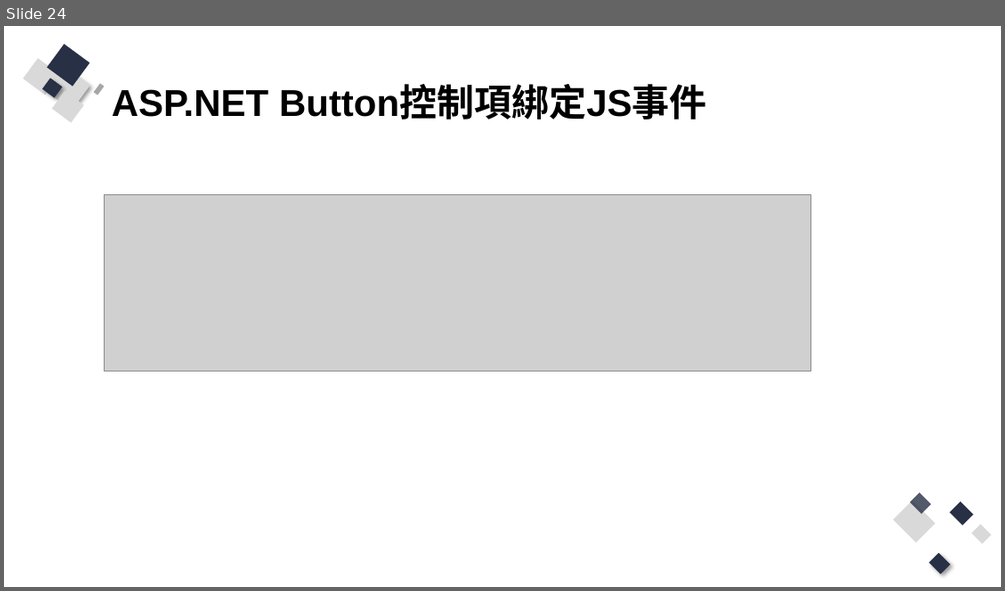
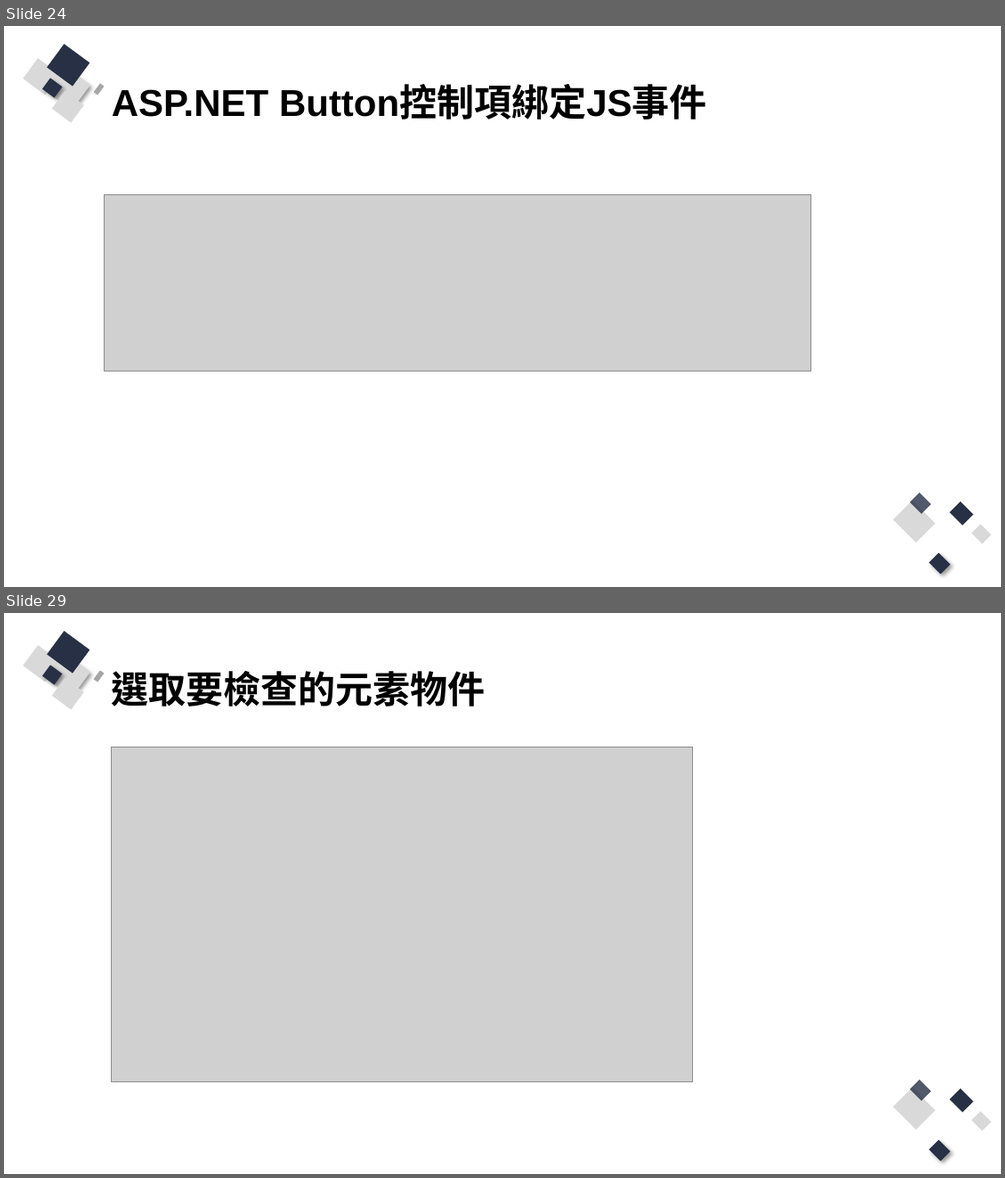
Before and after one commit to Q81JIAXIONG/-, a slide deck: 投影片/6.實作-帳號註冊、登入網頁前端防呆與提示.pptx. Shown one above the other, each under a label of ours: slide 24 before the commit, slides 24 and 29 after it; the slides between them are not shown. The pictures are 1005x591 and 1005x1178 pixels, drawn with LibreOffice and Linux fonts; fonts in the diff are those of the drawing; grey boxes stand for pictures. Boxes give left, top, right and bottom in pixels: in the first picture for what was removed or moved away, otherwise in the second. Text is boxed around its words. In the diff, an @@ line names an element or a change of style, - is before the commit and + after.

```diff
--- a/投影片/6.實作-帳號註冊、登入網頁前端防呆與提示.pptx
+++ b/投影片/6.實作-帳號註冊、登入網頁前端防呆與提示.pptx
@@ slide 29 added at (4,613,1001,1174), background #FFFFFF; not listed: 13 template elements that a slide beside it also shows @@
@@ title added at (112,671,485,706), 36 pt, text #000000, bold @@
+選取要檢查的元素物件
@@ picture added at (111,747,693,1081) @@
```
Also in this commit, not shown: 1 slide changed, 7 other slides added, 24 other files.
